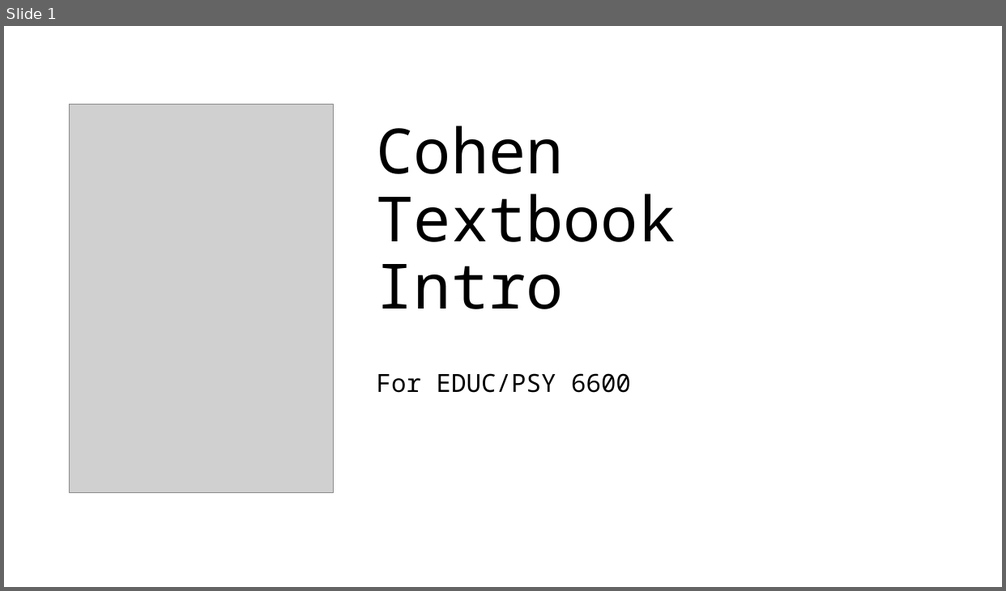
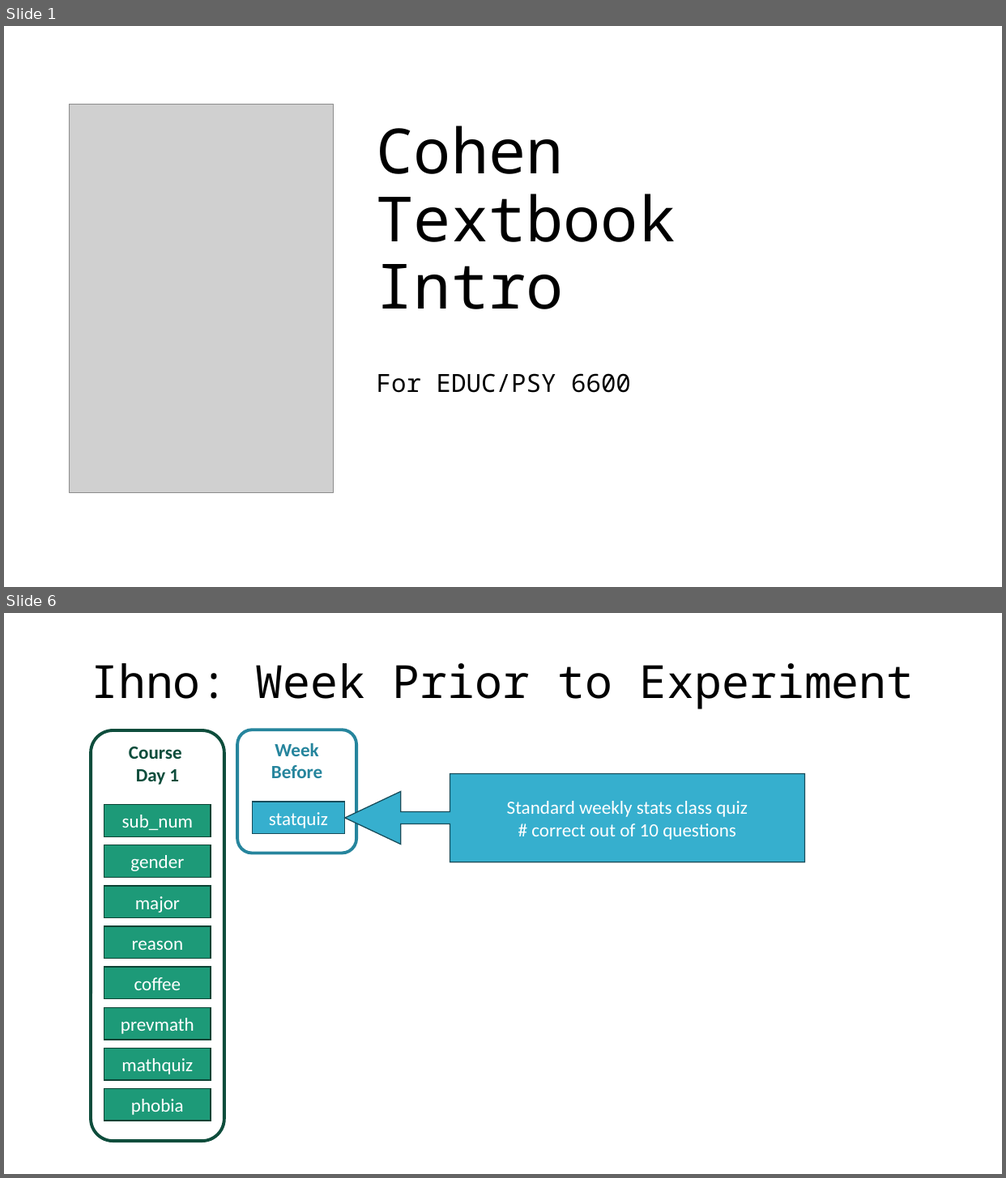
Before and after one commit to CEHS-research/PSY-6600_public, a slide deck: slides/ch0_cohen_textbook_4ed.pptx. Shown one above the other, each under a label of ours: slide 1 before the commit, slides 1 and 6 after it; the slides between them are not shown. The pictures are 1006x591 and 1006x1178 pixels, drawn with LibreOffice and Linux fonts; fonts in the diff are those of the drawing; grey boxes stand for pictures. Boxes give left, top, right and bottom in pixels: in the first picture for what was removed or moved away, otherwise in the second. Text is boxed around its words. In the diff, an @@ line names an element or a change of style, - is before the commit and + after.

```diff
--- a/slides/ch0_cohen_textbook_4ed.pptx
+++ b/slides/ch0_cohen_textbook_4ed.pptx
@@ slide 6 added at (4, 613, 1002, 1174), background #FFFFFF @@
@@ title added at (91, 663, 914, 709), 44 pt, text #000000 @@
+Ihno: Week Prior to Experiment
@@ rounded rectangle added at (91, 730, 224, 1142), outline #0E4D3C 3 pt, 18 pt, text #0E4D3C, bold @@
+Course
+Day 1
@@ rounded rectangle added at (237, 730, 356, 854), outline #26859D 3 pt, 18 pt, text #26859D, bold @@
+Week Before
@@ left arrow callout added at (345, 774, 804, 862), fill #36AFCE, outline #184D5A 1 pt, 18 pt, text #FFFFFF @@
+Standard weekly stats class quiz
+# correct out of 10 questions
@@ rectangle added at (104, 805, 211, 837), fill #1D9A78, outline #0D4335 1 pt, 18 pt, text #FFFFFF @@
+sub_num
@@ rectangle added at (252, 802, 345, 834), fill #36AFCE, outline #184D5A 1 pt, 18 pt, text #FFFFFF @@
+statquiz
@@ rectangle added at (104, 845, 211, 877), fill #1D9A78, outline #0D4335 1 pt, 18 pt, text #FFFFFF @@
+gender
@@ rectangle added at (104, 886, 211, 918), fill #1D9A78, outline #0D4335 1 pt, 18 pt, text #FFFFFF @@
+major
@@ rectangle added at (104, 926, 211, 959), fill #1D9A78, outline #0D4335 1 pt, 18 pt, text #FFFFFF @@
+reason
@@ rectangle added at (104, 967, 211, 999), fill #1D9A78, outline #0D4335 1 pt, 18 pt, text #FFFFFF @@
+coffee
@@ rectangle added at (104, 1007, 211, 1040), fill #1D9A78, outline #0D4335 1 pt, 18 pt, text #FFFFFF @@
+prevmath
@@ rectangle added at (104, 1048, 211, 1080), fill #1D9A78, outline #0D4335 1 pt, 18 pt, text #FFFFFF @@
+mathquiz
@@ rectangle added at (104, 1089, 211, 1122), fill #1D9A78, outline #0D4335 1 pt, 18 pt, text #FFFFFF @@
+phobia
```
Also in this commit, not shown: 4 slides changed, 3 other slides added, 1 slide removed, 3 other files.
